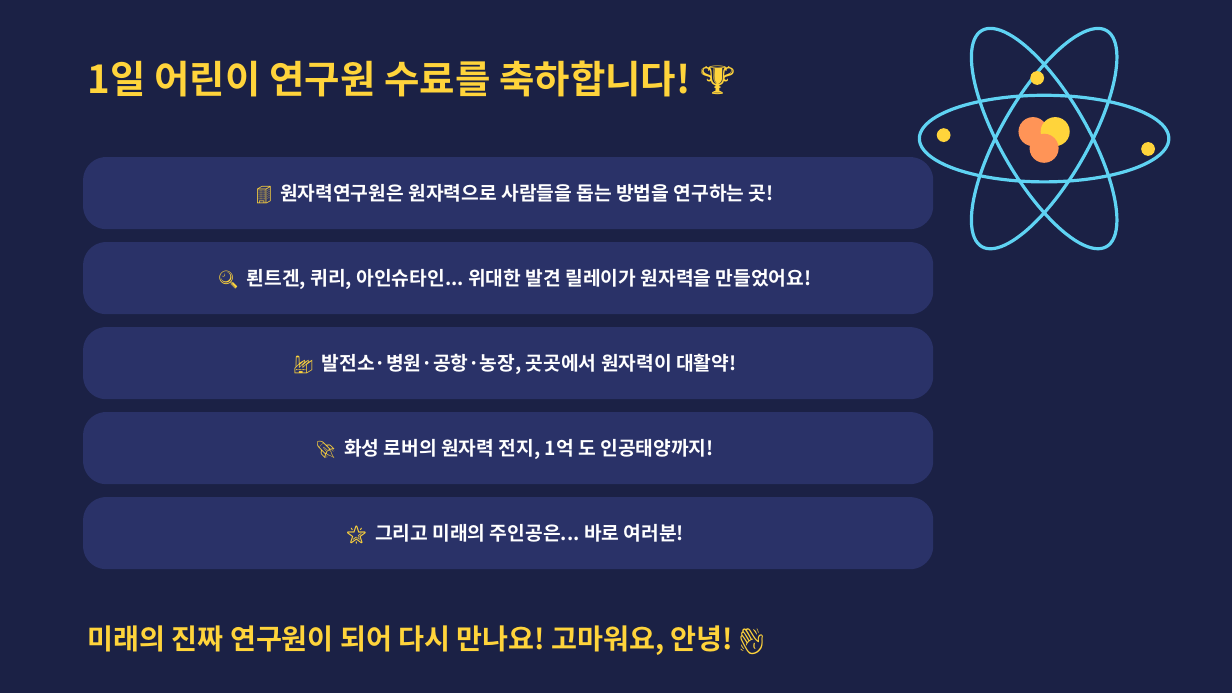
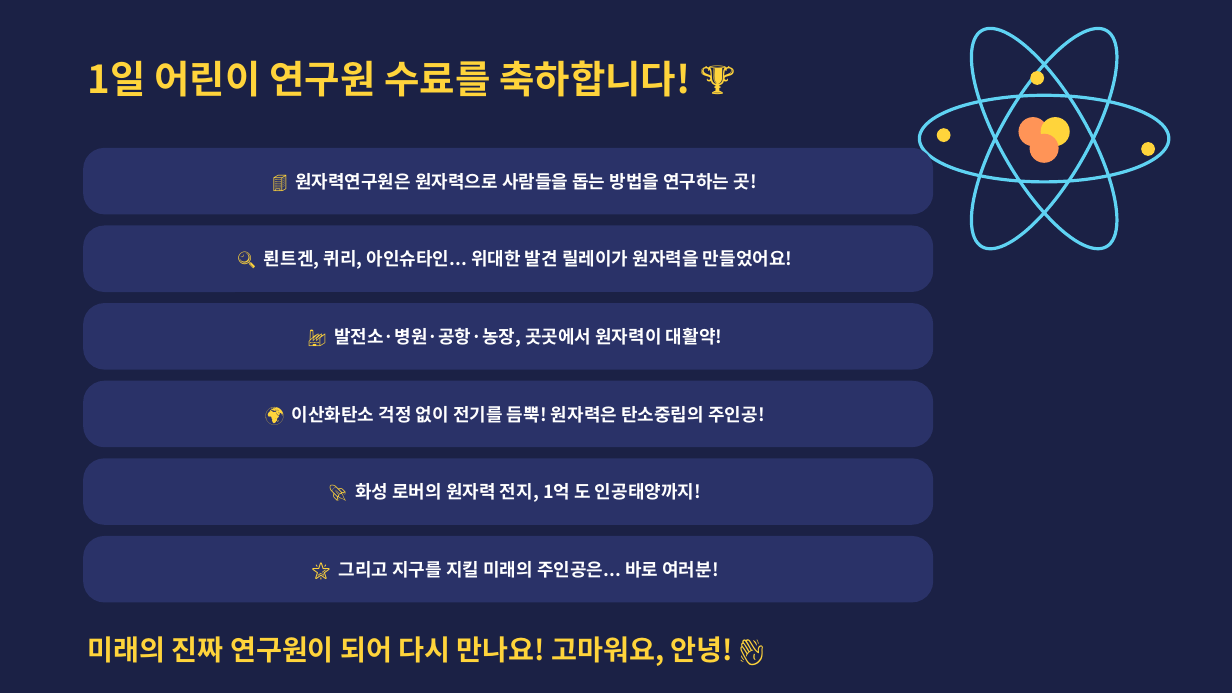
Before and after one commit to parksang-jun/ecture-materials, a slide deck: slide 53 of 강의자료/1일 어린이 연구원_초등 3-4학년용.pptx (slide 46 before the commit). Drawn at 1232x693 pixels with LibreOffice and Linux fonts; fonts in the diff are those of the drawing. Boxes give left, top, right and bottom in pixels: in the first picture for what was removed or moved away, otherwise in the second. Text is boxed around its words. In the diff, an @@ line names an element or a change of style, - is before the commit and + after.

```diff
--- a/강의자료/1일 어린이 연구원_초등 3-4학년용.pptx
+++ b/강의자료/1일 어린이 연구원_초등 3-4학년용.pptx
@@ rounded rectangle "🏢 원자력연구원은 원자력으로 사람들을 돕는 ...": place and size @@
-rounded rectangle "🏢 원자력연구원은 원자력으로 사람들을 돕는 ..." at bbox=[83, 157, 933, 229]
+rounded rectangle "🏢 원자력연구원은 원자력으로 사람들을 돕는 ..." at bbox=[83, 148, 933, 214]
@@ rounded rectangle "🔍 뢴트겐, 퀴리, 아인슈타인... 위대한 ...": place and size @@
-rounded rectangle "🔍 뢴트겐, 퀴리, 아인슈타인... 위대한 ..." at bbox=[83, 242, 933, 314]
+rounded rectangle "🔍 뢴트겐, 퀴리, 아인슈타인... 위대한 ..." at bbox=[83, 226, 933, 292]
@@ rounded rectangle "🏭 발전소·병원·공항·농장, 곳곳에서 원자력이 대활약!": place and size @@
-rounded rectangle "🏭 발전소·병원·공항·농장, 곳곳에서 원자력이 대활약!" at bbox=[83, 327, 933, 399]
+rounded rectangle "🏭 발전소·병원·공항·농장, 곳곳에서 원자력이 대활약!" at bbox=[83, 303, 933, 370]
@@ rounded rectangle added at bbox=[83, 381, 933, 447], fill #2A3268, 14 pt, text #FFFFFF, bold @@
+🌍 이산화탄소 걱정 없이 전기를 듬뿍! 원자력은 탄소중립의 주인공!
@@ size 15 to 14 pt in 4 elements at bbox=[83, 148, 933, 214], bbox=[83, 226, 933, 292], bbox=[83, 303, 933, 370], bbox=[83, 458, 933, 525] @@
@@ rounded rectangle "🚀 화성 로버의 원자력 전지, ...": place and size @@
-rounded rectangle "🚀 화성 로버의 원자력 전지, ..." at bbox=[83, 412, 933, 484]
+rounded rectangle "🚀 화성 로버의 원자력 전지, ..." at bbox=[83, 458, 933, 525]
@@ rounded rectangle "🌟 그리고 지구를 지킬 미래의 ...": place and size @@
-rounded rectangle "🌟 그리고 지구를 지킬 미래의 ..." at bbox=[83, 497, 933, 569]
+rounded rectangle "🌟 그리고 지구를 지킬 미래의 ..." at bbox=[83, 536, 933, 603]
@@ text in rounded rectangle at bbox=[339, 561, 718, 578]: text changed; size 15 to 14 pt @@
-🌟 그리고 미래의 주인공은... 바로 여러분!
+🌟 그리고 지구를 지킬 미래의 주인공은... 바로 여러분!
@@ text "미래의 진짜 연구원이 되어 다시 ...": place and size @@
-text "미래의 진짜 연구원이 되어 다시 ..." at bbox=[88, 625, 733, 655]
+text "미래의 진짜 연구원이 되어 다시 ..." at bbox=[88, 636, 733, 666]
```
Also in this commit, not shown: 9 other slides changed, 7 slides added, 2 other files.
